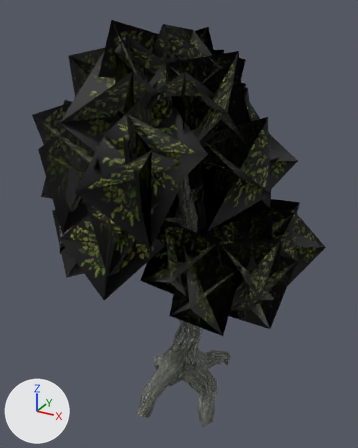
One commit to the FBX model mods/Realistic Foliage/Assets_Source/Models/fbx/tree02.fbx: the scene before it, then after it.
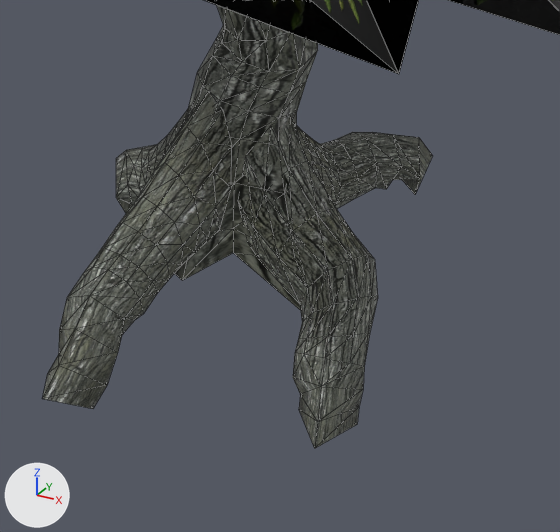
There are two pictures of each version: one whole from a camera (50 mm lens) standing at (3.12, -5.76, 5.47) and looking at (-0.18, 0.24, 2.48), one close up on the part from 35% to 73% of the width and 71% to 100% of the height. The axes (+X, +Y, +Z) are drawn at lower left. The lights are the same throughout. The close-ups show mesh edges as thin lines. Objects named as collision shapes, trigger or cutter boxes, shadow casters or lower levels of detail are left out. Where no turn or scale is listed for an object, it has been applied to the vertices. Vertices at the same position are counted once.

Objects in the first close-up: 'tree02_LOD0'.
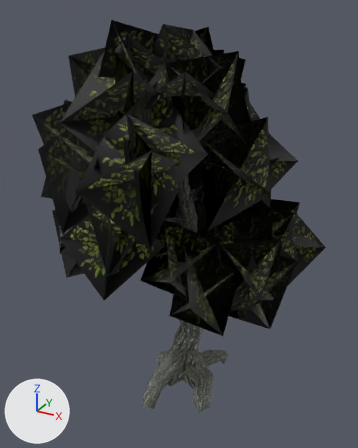
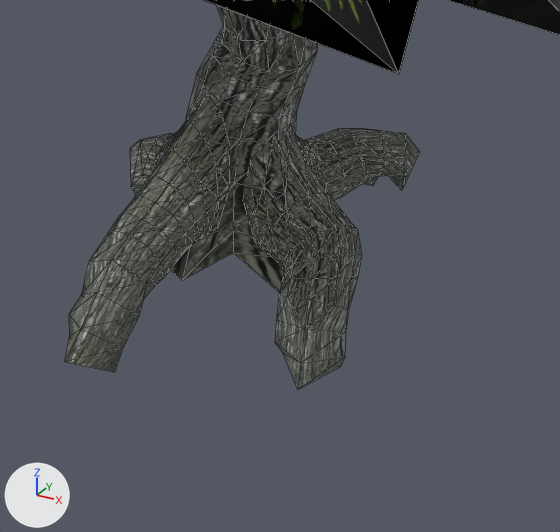
The edits, one by one:
me_tree02_lod0 is used by ob_tree02_lod0; location (0.0, 0.0, 0.0).
me_tree02_lod0 had 2258 vertices, 2514 faces and spanned x -1.98..1.87, y -1.66..2.18, z -0.55..5.33.
me_tree02_lod0 now has 2259 vertices, 2518 faces and spans x -1.98..1.87, y -1.66..2.18, z -0.4..5.33.
me_tree02_lod0 part 1: the loose piece of 88 vertices spanning x -0.09..0.54, y 0.18..0.89, z -0.27..0.24 is rebuilt with 88 vertices and now spans x -0.07..0.5, y 0.2..0.84, z -0.22..0.21.
me_tree02_lod0 part 2: the loose piece of 85 vertices spanning x -0.34..0.04, y -1.01..0.13, z -0.38..0.44 is rebuilt with 86 vertices and now spans x -0.32..0.04, y -0.88..0.12, z -0.29..0.43.
me_tree02_lod0 part 3: the loose piece of 80 vertices spanning x 0.07..0.74, y -0.51..0.29, z -0.55..0.36 is rebuilt with 81 vertices and now spans x 0.09..0.64, y -0.41..0.26, z -0.4..0.34.
me_tree02_lod0 part 4: the loose piece of 77 vertices spanning x -0.7..-0.07, y 0.01..0.4, z -0.36..0.3 is rebuilt with 77 vertices and now spans x -0.62..-0.09, y 0.03..0.39, z -0.27..0.26.

Boxes (x1, y1, x2, y2) around the edits, measured in the close-ups (560 x 532 px):
'tree02_LOD0', reshaped
    before: (43, 0, 560, 448)
    after: (65, 0, 560, 389)
part 1 of me_tree02_lod0, rebuilt (9% narrower, 14% shorter)
    before: (296, 125, 433, 209)
    after: (296, 128, 420, 200)
part 2 of me_tree02_lod0, rebuilt (13% narrower, 13% shorter)
    before: (43, 91, 232, 409)
    after: (65, 95, 230, 372)
part 3 of me_tree02_lod0, rebuilt (15% narrower, 20% shorter)
    before: (238, 115, 378, 448)
    after: (243, 124, 362, 389)
part 4 of me_tree02_lod0, rebuilt
    before: (116, 109, 188, 213)
    after: (130, 123, 185, 195)
